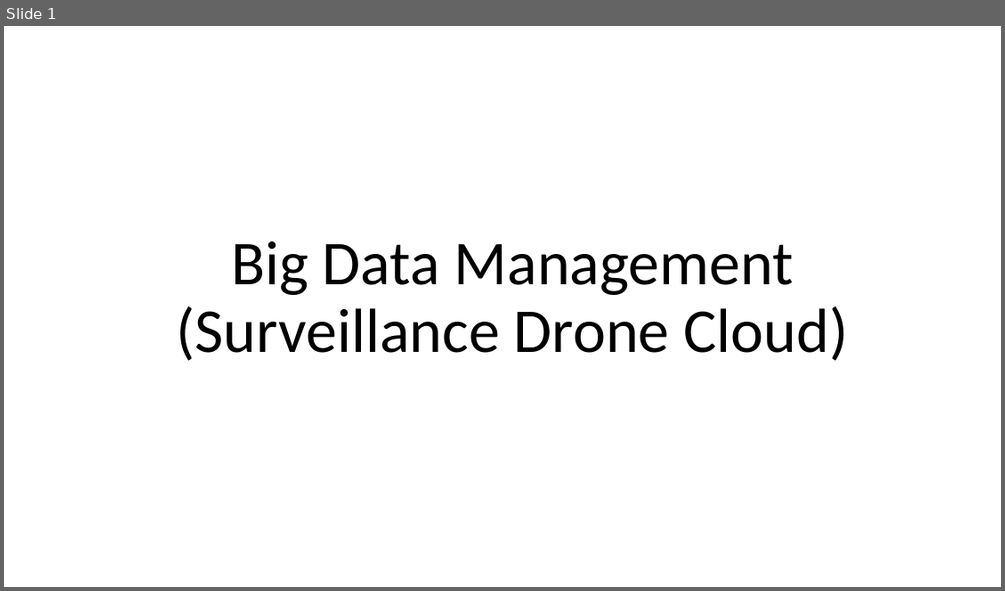
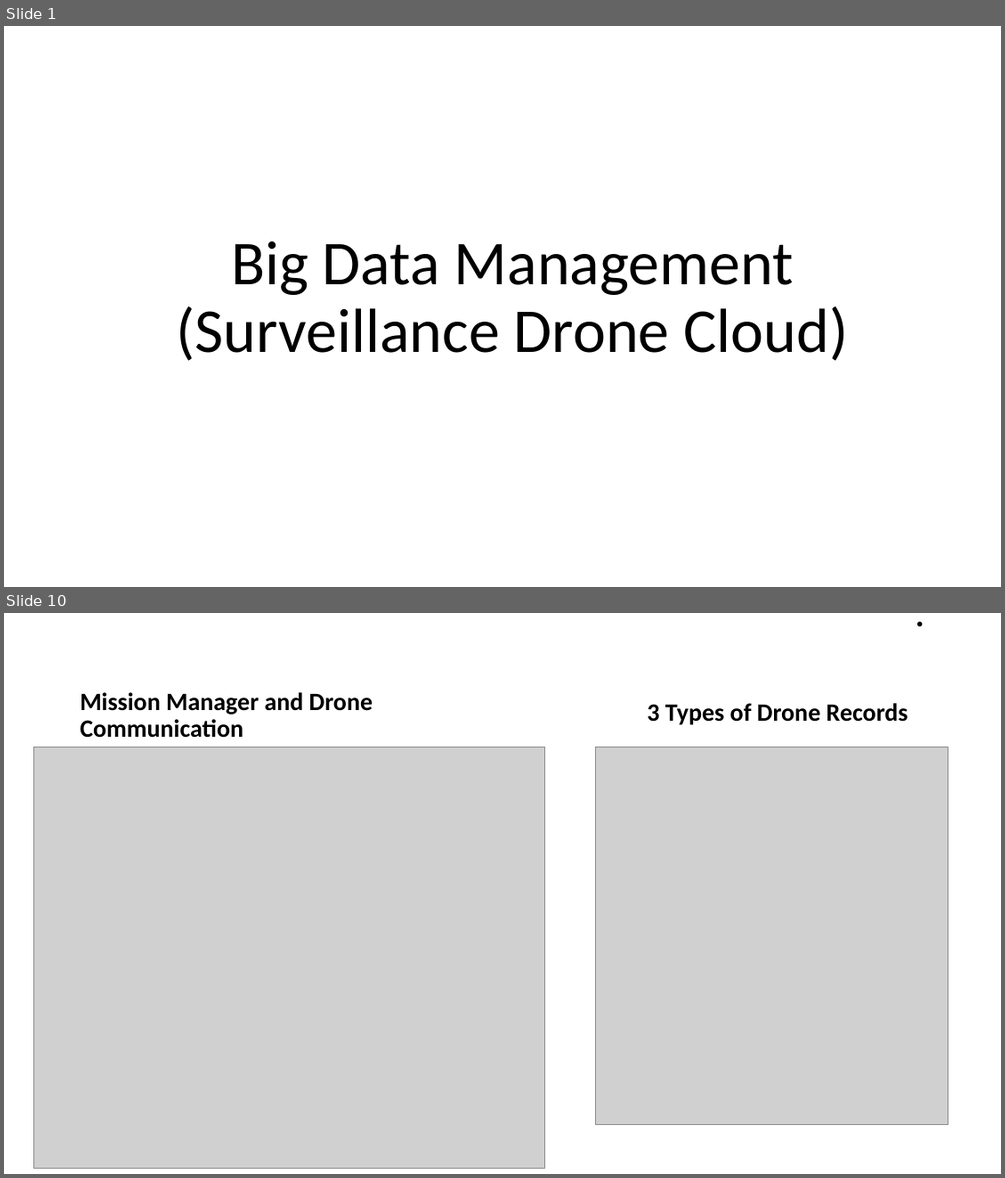
Before and after one commit to chriscwang/droneServiceCloud-1, a slide deck: weeklyMeetingsandDocuments/Big Data Management.pptx. Shown one above the other, each under a label of ours: slide 1 before the commit, slides 1 and 10 after it; the slides between them are not shown. The pictures are 1005x591 and 1005x1178 pixels, drawn with LibreOffice and Linux fonts; fonts in the diff are those of the drawing; grey boxes stand for pictures. Boxes give left, top, right and bottom in pixels: in the first picture for what was removed or moved away, otherwise in the second. Text is boxed around its words. In the diff, an @@ line names an element or a change of style, - is before the commit and + after.

```diff
--- a/weeklyMeetingsandDocuments/Big Data Management.pptx
+++ b/weeklyMeetingsandDocuments/Big Data Management.pptx
@@ slide 10 added at [4,613,1001,1174], background #FFFFFF @@
@@ title added at [73,629,933,643], 39.6 pt, text #000000 @@
+.
@@ text added at [80,692,372,738], 24 pt, text #000000, bold @@
+Mission Manager and Drone Communication
@@ text added at [647,703,908,725], 24 pt, text #000000, bold @@
+3 Types of Drone Records
@@ picture added at [33,747,544,1167] @@
@@ picture added at [596,747,948,1125] @@
```
Also in this commit, not shown: 3 slides changed, 9 other slides added, 1 slide removed.
